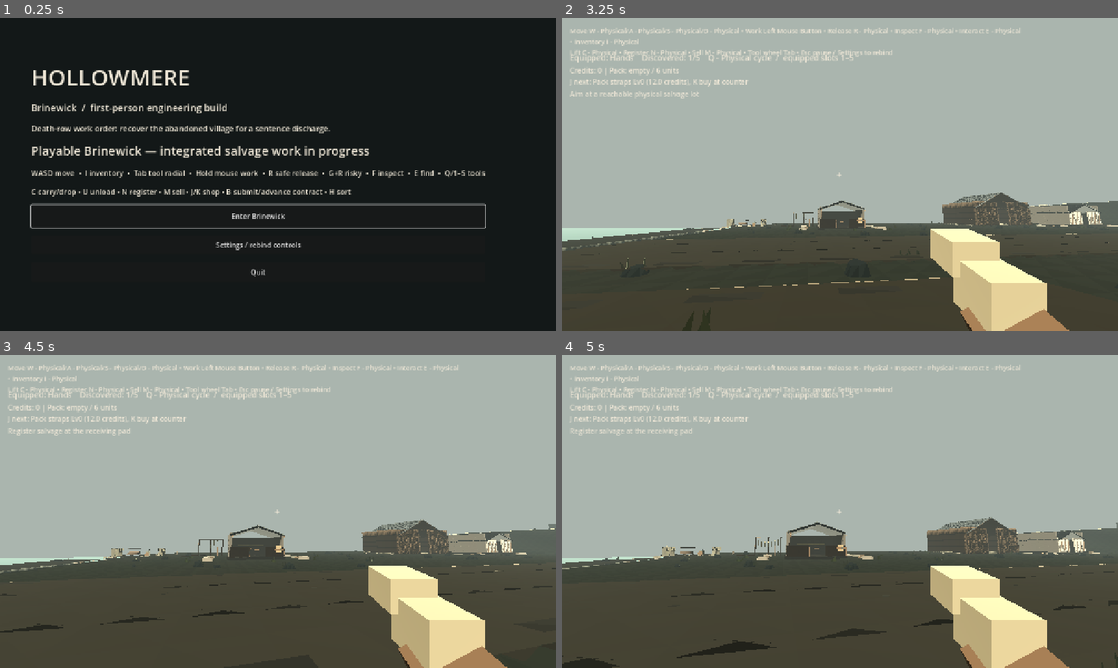
Above: before the commit, frames 1-4 (two rows, left to right).
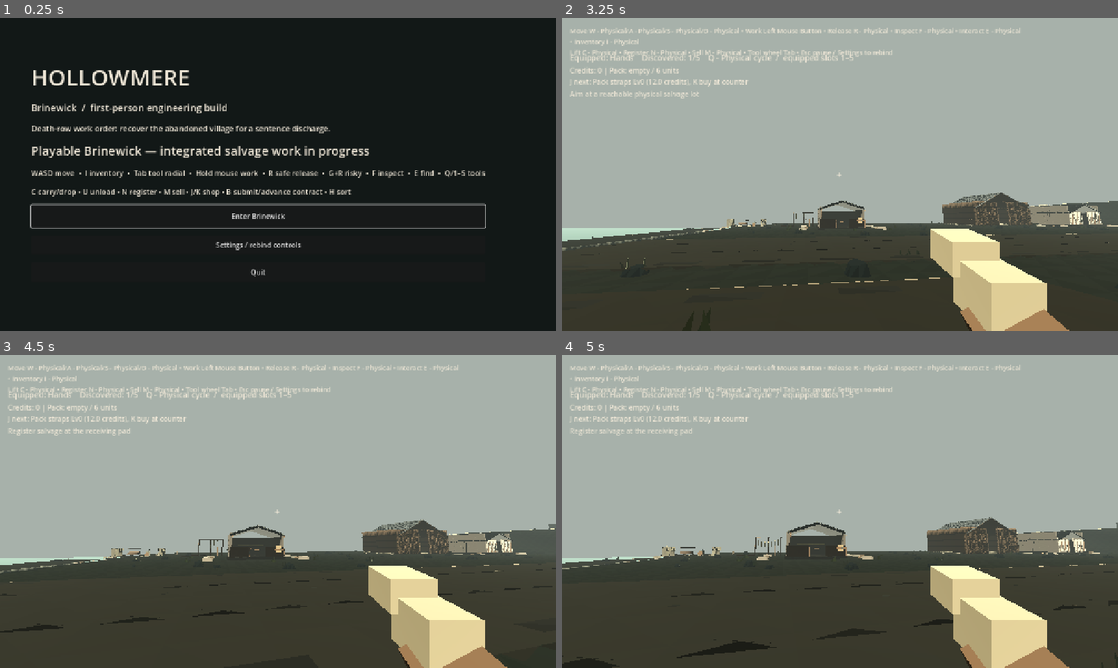
Above: after the commit, the same moments.

Repository: squwillsmith-ship-it/Hollowmere-0.2
Game: Godot game, scene res://scenes/main.tscn
Same seed, same stepped clock (60 frames per second), same inputs: the game is played once before the commit and once after it.
Inputs (mouse positions are in pixels of both pictures, inside the frame that each line leads up to):
- Up to frame 1 (0.25 s): no input
- Up to frame 2 (3.25 s): click "Enter Brinewick" at 0.5 s; tap Enter at 1.25 s; move the mouse to (867, 174) at 1.27 s; hold E (hm_find_tool) 1.28-2.03 s; hold W (hm_forward) from 1.28 s (still down); click (867, 174) at 1.42 s; tap Space (hm_jump) at 1.52, 2.27 s; move the mouse to (812, 174) at 2.02 s; tap F (hm_inspect) at 2.1 s; move the mouse to (851, 168) at 2.77 s; hold C (hm_lift_place) from 2.78 s (still down)
- Up to frame 3 (4.5 s): keep holding W (hm_forward); move the mouse to (272, 517) at 3.52 s; release C (hm_lift_place) at 3.53 s; tap H (hm_process) at 3.6 s; click (272, 517) at 3.67 s; tap Space (hm_jump) at 3.77 s; move the mouse to (316, 514) at 4.27 s; hold N (hm_register) from 4.28 s (still down)
- Up to frame 4 (5 s): keep holding W (hm_forward); keep holding N (hm_register); tap Space (hm_jump) at 4.52 s

The runs differ from the first frame. In frame 2, less than 0.1% of the frame differs, in the area x 47-97%, y 58-66%; in frame 3, less than 0.1%, in the area x 40-92%, y 54-64%; in frame 4, less than 0.1%.

Commit message:
art(g3): attach varied original-owner stone/timber repair silhouettes, eroded bluff outcrops, improved overcast relief

Diff:
--- a/game/scripts/world/hm_brinewick_blockout.gd
+++ b/game/scripts/world/hm_brinewick_blockout.gd
@@ -43,7 +43,7 @@
 	sky.background_color = HMCoastalPresentation.OVERCAST_SKY
 	sky.ambient_light_source = Environment.AMBIENT_SOURCE_COLOR
 	sky.ambient_light_color = HMCoastalPresentation.AMBIENCE
-	sky.ambient_light_energy = 0.33
+	sky.ambient_light_energy = 0.27
 	sky.tonemap_mode = Environment.TONE_MAPPER_FILMIC
 	# Overcast sea mist: sparse enough to keep working distance and road
 	# silhouettes readable; occult horror remains primarily auditory.
@@ -57,7 +57,7 @@
 	sun.name = "OvercastCoastalSun"
 	sun.rotation_degrees = Vector3(-48, -28, 0)
 	sun.light_color = HMCoastalPresentation.LIGHT
-	sun.light_energy = 1.02
+	sun.light_energy = 1.12
 	sun.shadow_enabled = true
 	add_child(sun)
 	var water := MeshInstance3D.new()
--- a/game/scripts/world/hm_brinewick_sites.gd
+++ b/game/scripts/world/hm_brinewick_sites.gd
@@ -144,6 +144,14 @@
 	complete_facades.build(installation_nodes)
 	set_meta("g3_rebuilt_facade_owners", complete_facades.assembled_parts)
 
+	# G3 repaired facades and raked rooflines stay attached to the exact
+	# previous physical owners. Never create new salvage or physics nodes.
+	var signatures := HMG3ArchitecturalSignature.new()
+	signatures.name = "G3OwnedSilhouetteSignatures"
+	add_child(signatures)
+	signatures.build(installation_nodes,complete_facades)
+	set_meta("g3_owner_bound_signature_faces",signatures.decorated_faces)
+
 	# World discoveries and narrative cues reference existing site markers.
 	for data: Variant in parsed.get("world_discoveries", []):
 		if not (data is Dictionary) or not sites.has(String(data.get("site_id", ""))):
--- a/game/scripts/world/hm_coastal_presentation.gd
+++ b/game/scripts/world/hm_coastal_presentation.gd
@@ -2,11 +2,11 @@
 extends RefCounted
 ## Step 43 visual unification: conservative climate and readability parameters.
 ## Geometry, physics, salvage IDs, story and building materials are untouched.
-const NORMAL_FOG: float = 0.0031
+const NORMAL_FOG: float = 0.0025
 const CLEARER_FOG: float = 0.0014
-const OVERCAST_SKY: Color = Color("7a8889")
-const COASTAL_HAZE: Color = Color("87928b")
-const AMBIENCE: Color = Color("aeb3a7")
+const OVERCAST_SKY: Color = Color("74817f")
+const COASTAL_HAZE: Color = Color("848e87")
+const AMBIENCE: Color = Color("a6afa4")
 const LIGHT: Color = Color("ede0c9")
 
 static func apply(world: Node3D, clearer_fog: bool = false) -> bool:
@@ -19,12 +19,12 @@
 	sky.background_color = OVERCAST_SKY
 	sky.ambient_light_source = Environment.AMBIENT_SOURCE_COLOR
 	sky.ambient_light_color = AMBIENCE
-	sky.ambient_light_energy = 0.33
+	sky.ambient_light_energy = 0.27
 	sky.fog_enabled = true
 	sky.fog_density = CLEARER_FOG if clearer_fog else NORMAL_FOG
 	sky.fog_light_color = COASTAL_HAZE
 	sun.light_color = LIGHT
-	sun.light_energy = 1.02
+	sun.light_energy = 1.12
 	sun.shadow_enabled = true
 	return true
 
--- a/game/scripts/world/hm_coastal_production_surface.gd
+++ b/game/scripts/world/hm_coastal_production_surface.gd
@@ -108,6 +108,18 @@
                     else:
                         _tri(tool,p0,p1,p2,bedded)
                         _tri(tool,p0,p2,p3,bedded.darkened(0.055))
+                    # Jagged mineral outcrops disrupt rectangular,
+                    # repetitive cliff layers. All mesh-only and fitted to
+                    # the previous volume, never a new collision shape.
+                    if row_index < rows-1 and (col+3*face+2*row_index)%7 == 0:
+                        var mid_u: float=(u0+u1)*.5
+                        var lift: float=minf(size.y*.13,.56)
+                        var tooth: float=.18+.13*sin(mid_u*.37+float(face))
+                        var ridge: Vector3=_cliff(face,size,mid_u,
+                            (height0+height1)*.5+lift,
+                            edge[row_index][col]+maxf(.06,tooth))
+                        _tri(tool,p0,ridge,p3,bedded.lightened(.045))
+                        _tri(tool,ridge,p2,p3,bedded.darkened(.12))
     else:
         # Road-edge aggregate is flush with physics and visually softens the
         # original perfectly straight paved slab. Keep no shoulder colliders.
--- /dev/null
+++ b/game/scripts/world/hm_g3_architectural_signature.gd
@@ -0,0 +1,162 @@
+class_name HMG3ArchitecturalSignature
+extends Node3D
+## Purely visual, original-owner-bound G3 architectural repair skins.
+const DATA: String = "res://data/v1/brinewick_district_builds.json"
+const GROUPS: Array[String] = [
+    "district/mara_home", "district/upper_cottage_cluster_study",
+    "craft/tomas_workshop", "harbour/net_store", "harbour/office",
+    "chapel/ordinary_hall", "chapel/schoolroom_wing", "chapel/aldren_study"
+]
+var finished: bool = false
+var decorated_faces: int = 0
+var removable_faces: int = 0
+var roof_rakes: int = 0
+var group_counts: Dictionary = {}
+
+func build(installations: Dictionary, facade: HMG3TexturedStructureAssembly) -> void:
+    if finished:
+        return
+    var parsed: Variant = JSON.parse_string(FileAccess.get_file_as_string(DATA))
+    if not (parsed is Dictionary) or facade == null or not facade.finished:
+        push_error("G3 signatures missing installed source")
+        return
+    for raw: Variant in parsed.get("installations", []):
+        if not (raw is Dictionary):
+            continue
+        var entry: Dictionary = raw
+        var key: String = String(entry.get("id", ""))
+        if not GROUPS.has(key):
+            continue
+        var group: Node3D = installations.get(key, null) as Node3D
+        if group == null:
+            push_error("G3 signature missing original "+key)
+            continue
+        var count: int = 0
+        for row: Variant in entry.get("geometry", []):
+            if not (row is Dictionary):
+                continue
+            var piece: Dictionary = row
+            var name: String = String(piece.get("name", ""))
+            var material: String = String(piece.get("material", ""))
+            var values: Array = piece.get("size", [])
+            if values.size() != 3:
+                continue
+            var size := Vector3(float(values[0]), float(values[1]), float(values[2]))
+            var roof: bool = material == "roof" and (
+                name.ends_with("Course_01") or name.ends_with("Course_06") or
+                (not name.contains("Course_")))
+            var wall: bool = _should_repair(name, material, size)
+            if not roof and not wall:
+                continue
+            var owner: StaticBody3D = facade._original_owner(group, piece)
+            if owner == null:
+                push_error("G3 signature owner absent "+key+"/"+name)
+                continue
+            if owner.has_node("G3ArchitecturalSignature"):
+                continue
+            var surface := SurfaceTool.new()
+            surface.begin(Mesh.PRIMITIVE_TRIANGLES)
+            if roof:
+                _roof_rake(surface, size)
+            else:
+                _repair(surface, size, material, owner.position, name)
+            var mesh: ArrayMesh = surface.commit()
+            if mesh == null or mesh.get_surface_count() == 0:
+                continue
+            var skin := MeshInstance3D.new()
+            skin.name = "G3ArchitecturalSignature"
+            skin.mesh = mesh
+            var finish := StandardMaterial3D.new()
+            finish.vertex_color_use_as_albedo = true
+            finish.cull_mode = BaseMaterial3D.CULL_DISABLED
+            finish.roughness = .98
+            skin.material_override = finish
+            skin.set_meta("g3_noncolliding", true)
+            skin.set_meta("g3_original_group", key)
+            if owner is HMInspectTarget:
+                skin.set_meta("g3_saved_owner_part_id", (owner as HMInspectTarget).part_id)
+                removable_faces += 1
+            owner.add_child(skin)
+            decorated_faces += 1
+            count += 1
+            if roof:
+                roof_rakes += 1
+        group_counts[key] = count
+    finished = true
+    set_meta("g3_visual_only_preserves_345_owners", true)
+
+func _should_repair(name: String, material: String, dims: Vector3) -> bool:
+    if not material in ["plaster", "stone", "wood", "wood_dark", "wood_salt"]:
+        return false
+    var lower: String = name.to_lower()
+    if lower.contains("door") or lower.contains("entry") or lower.contains("lintel"):
+        return false
+    var valid: bool = false
+    for marker: String in ["panel", "stud", "frame", "wall", "masonry",
+            "spine", "pier", "weatherboard", "studyback"]:
+        if lower.contains(marker):
+            valid = true
+            break
+    return valid and dims.y > .7 and (posmod(name.hash(), 3) == 0 or dims.x > 4.1)
+
+func _repair(st: SurfaceTool, dims: Vector3, material: String,
+        pos: Vector3, name: String) -> void:
+    var along_x: bool = dims.x >= dims.z
+    var span: float = dims.x if along_x else dims.z
+    var depth: float = dims.z if along_x else dims.x
+    var signum: float = 1.0 if (pos.z if along_x else pos.x) >= 0.0 else -1.0
+    var face: float = signum * (depth * .60 + .055)
+    if material == "plaster":
+        _panel(st, along_x, -span * .10, -.12 * dims.y, face,
+            span * .45, dims.y * .28, Color("afa997"))
+        _bar(st, along_x, -span * .38, -dims.y * .39,
+            span * .25, dims.y * .31, face, .047, Color("514c42"))
+    elif material == "stone":
+        _panel(st, along_x, span * .12, -dims.y * .28, face,
+            span * .73, .095, Color("79796c"))
+    else:
+        _bar(st, along_x, -span * .34, -dims.y * .37,
+            span * .18, dims.y * .30, face, .063, Color("777064"))
+        _bar(st, along_x, span * .15, -dims.y * .40,
+            span * .32, dims.y * .13, face, .052, Color("4c4941"))
+        if posmod(name.hash(), 2) == 0:
+            _panel(st, along_x, -span * .13, dims.y * .20,
+                face, span * .34, .09, Color("555248"))
+
+func _roof_rake(st: SurfaceTool, dims: Vector3) -> void:
+    var y: float = dims.y * .55 + .040
+    _bar(st, true, -dims.x * .43, y, dims.x * .43, y,
+        -dims.z * .51, .080, Color("656157"))
+    _bar(st, true, -dims.x * .38, y + .006, dims.x * .41, y + .006,
+        dims.z * .51, .062, Color("4a5251"))
+
+func _at(long_x: bool, u: float, v: float, w: float) -> Vector3:
+    return Vector3(u, v, w) if long_x else Vector3(w, v, u)
+
+func _panel(st: SurfaceTool, long_x: bool, u: float, v: float,
+        w: float, dx: float, dy: float, color: Color) -> void:
+    var a := _at(long_x, u-dx*.51, v-dy*.49, w)
+    var b := _at(long_x, u+dx*.49, v-dy*.50, w)
+    var c := _at(long_x, u+dx*.46, v+dy*.48, w)
+    var d := _at(long_x, u-dx*.48, v+dy*.51, w)
+    _tri(st, a, b, c, color)
+    _tri(st, a, c, d, color.darkened(.045))
+
+func _bar(st: SurfaceTool, along_x: bool, u0: float, v0: float,
+        u1: float, v1: float, depth: float, thick: float, tone: Color) -> void:
+    var direction := Vector2(u1-u0, v1-v0).normalized()
+    var n := Vector2(-direction.y, direction.x) * thick * .5
+    var a := _at(along_x, u0+n.x, v0+n.y, depth)
+    var b := _at(along_x, u1+n.x, v1+n.y, depth)
+    var c := _at(along_x, u1-n.x, v1-n.y, depth)
+    var d := _at(along_x, u0-n.x, v0-n.y, depth)
+    _tri(st, a, b, c, tone)
+    _tri(st, a, c, d, tone.darkened(.06))
+
+func _tri(st: SurfaceTool, a: Vector3, b: Vector3, c: Vector3,
+        tint: Color) -> void:
+    var normal: Vector3 = (b-a).cross(c-a).normalized()
+    for p: Vector3 in [a, b, c]:
+        st.set_color(tint)
+        st.set_normal(normal)
+        st.add_vertex(p)
